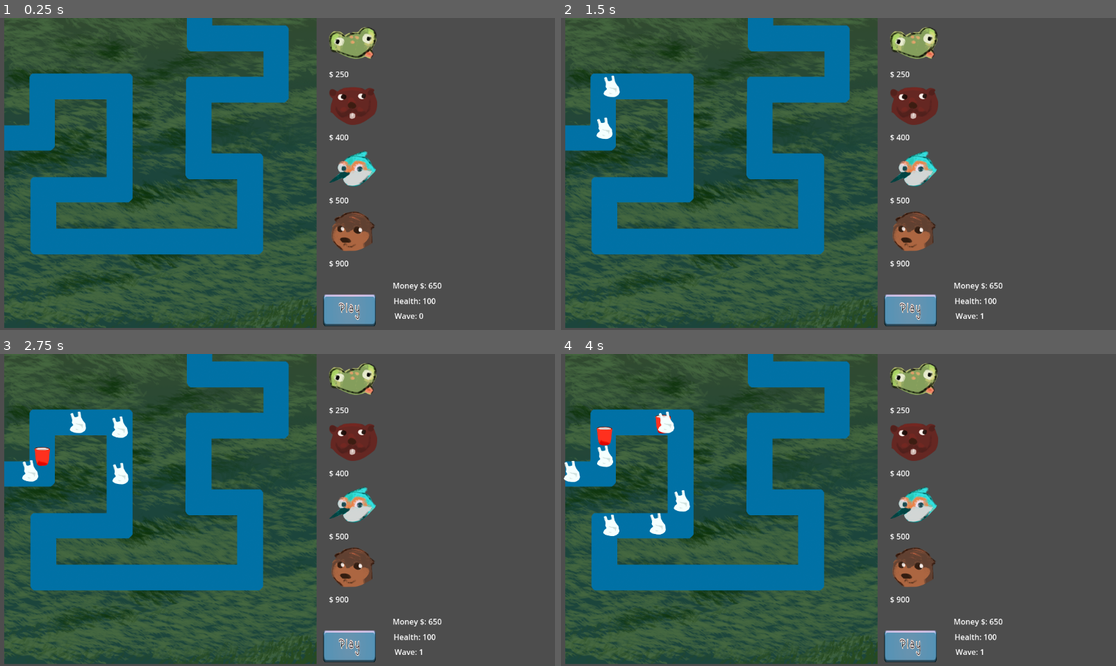
Above: before the commit, frames 1-4 (two rows, left to right).
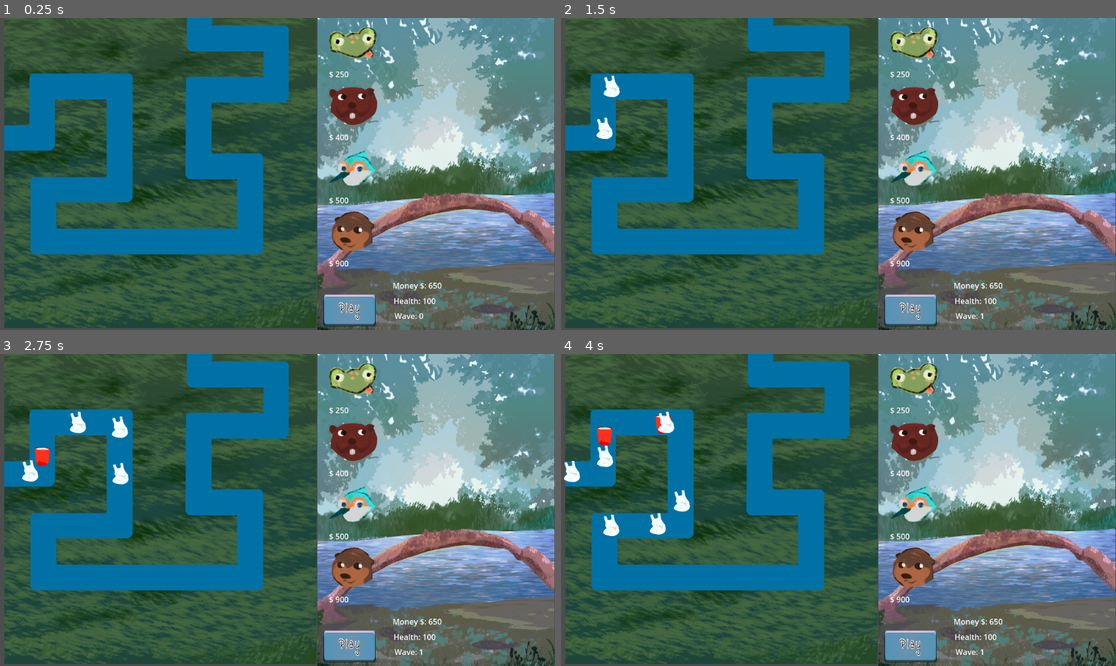
Above: after the commit, the same moments.

Repository: fnc/OurTowerDefense2025
Game: Godot game, scene res://root_node_2d.tscn
The game is run twice, just before and just after one commit, with the same random seed, the same clock (stepped at 60 frames per second) and the same inputs.
Inputs (mouse positions are in pixels of both pictures, inside the frame that each line leads up to):
- Up to frame 1 (0.25 s): no input
- Up to frame 2 (1.5 s): click (910, 311) at 0.5 s; click (916, 42) at 1.25 s
- Up to frame 3 (2.75 s): click (355, 441) at 2 s
- Up to frame 4 (4 s): click (916, 503) at 2.75 s; click (916, 569) at 3.5 s

The runs differ from the first frame. In frame 1, 33% of the frame differs, in the area x 57-100%, y 0-100%; in frame 2, 33%; in frame 3, 33%; in frame 4, 33%.

Commit message:
agrego fondo al layout

Diff:
--- a/root_node_2d.tscn
+++ b/root_node_2d.tscn
@@ -20,6 +20,7 @@
 [ext_resource type="Texture2D" uid="uid://bho1ovrpef1y" path="res://assets/icons/martinpescador.png" id="14_y2aex"]
 [ext_resource type="Texture2D" uid="uid://da51t2djbtf67" path="res://assets/icons/gastor.png" id="15_yaipy"]
 [ext_resource type="Texture2D" uid="uid://djg7d3xixesbi" path="res://assets/play.png" id="20_p37fh"]
+[ext_resource type="Texture2D" uid="uid://buwfcqy8fig5d" path="res://assets/Tapa sin nada.png" id="21_pvbhh"]
 
 [sub_resource type="Curve2D" id="Curve2D_lqgkb"]
 _data = {
@@ -207,6 +208,11 @@
 theme_override_styles/pressed = SubResource("StyleBoxTexture_80eph")
 theme_override_styles/normal = SubResource("StyleBoxTexture_pvbhh")
 
+[node name="TapaSinNada" type="Sprite2D" parent="."]
+position = Vector2(904.875, 320.875)
+scale = Vector2(0.49225, 0.65625)
+texture = ExtResource("21_pvbhh")
+
 [connection signal="pressed" from="UiCanvasLayer/Control/GridContainer/TowerSapitoButton" to="UiCanvasLayer/Control/GridContainer/TowerSapitoButton" method="_on_pressed"]
 [connection signal="tower_selected" from="UiCanvasLayer/Control/GridContainer/TowerSapitoButton" to="UiCanvasLayer/Control" method="_on_button_pressed"]
 [connection signal="pressed" from="UiCanvasLayer/Control/GridContainer/TowerCastorButton" to="UiCanvasLayer/Control/GridContainer/TowerCastorButton" method="_on_pressed"]
Binary file added: assets/Tapa sin nada.png
Not shown, added: assets/Tapa sin nada.png.import
Not shown: 1 places in root_node_2d.tscn that only renumber resources
